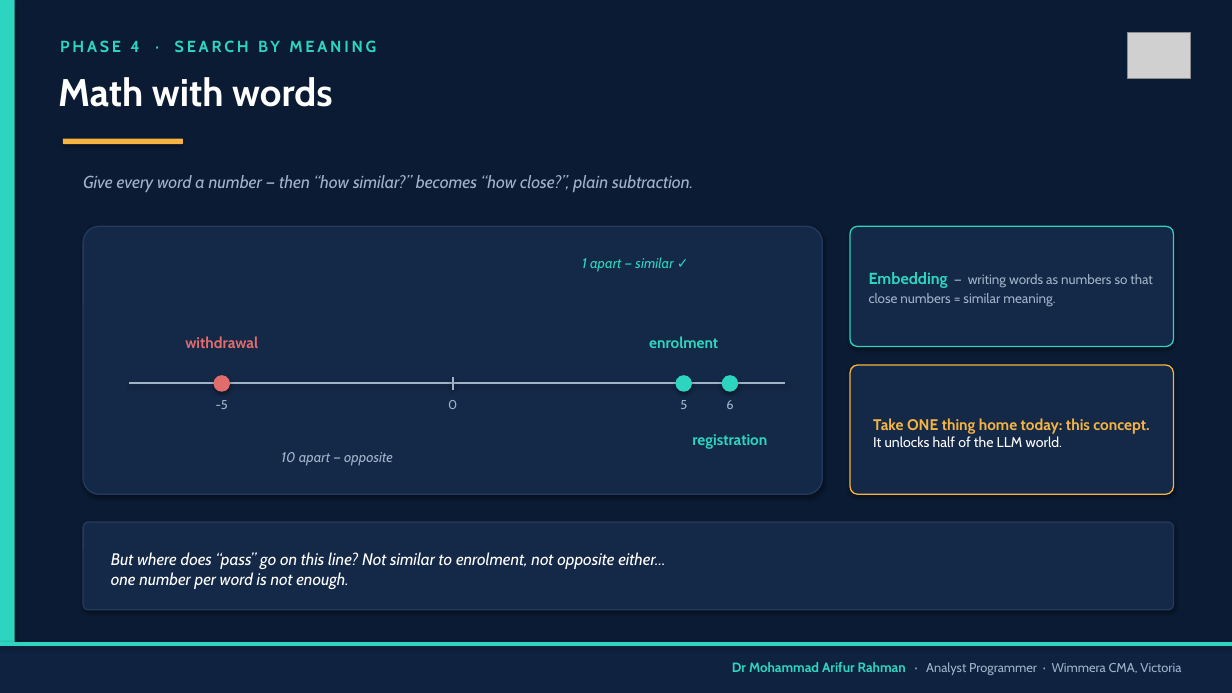
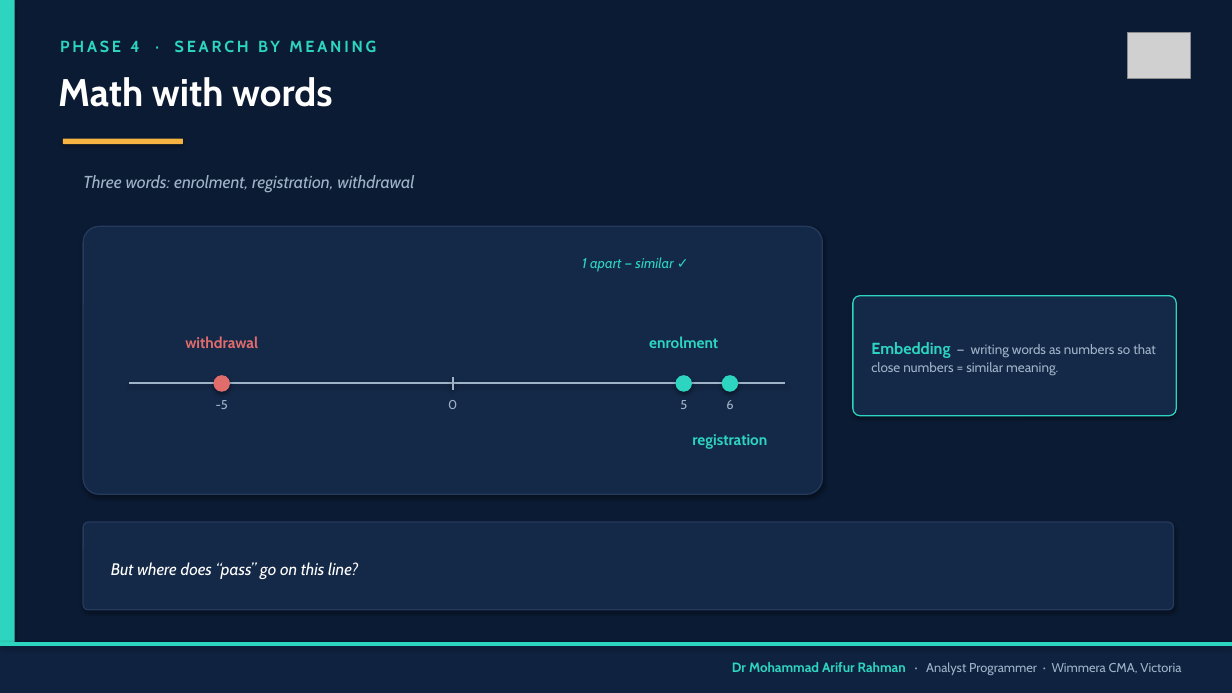
Before and after one commit to arifwcma/induction, a slide deck: slide 11 of lecture/deck.pptx. Drawn at 1232x693 pixels with LibreOffice and Linux fonts; fonts in the diff are those of the drawing; grey boxes stand for pictures. Boxes give left, top, right and bottom in pixels: in the first picture for what was removed or moved away, otherwise in the second. Text is boxed around its words. In the diff, an @@ line names an element or a change of style, - is before the commit and + after.

```diff
--- a/lecture/deck.pptx
+++ b/lecture/deck.pptx
@@ text at bbox=[83, 175, 414, 193]: text changed @@
-Give every word a number — then “how similar?” becomes “how close?”, plain subtraction.
+Three words: enrolment, registration, withdrawal
@@ rounded rectangle: place and size @@
-rounded rectangle at bbox=[850, 226, 1174, 347]
+rounded rectangle at bbox=[853, 296, 1177, 416]
@@ text "Embedding — writing words as ...": place and size @@
-text "Embedding — writing words as ..." at bbox=[869, 272, 1153, 307]
+text "Embedding — writing words as ..." at bbox=[871, 342, 1156, 376]
@@ rounded rectangle removed at bbox=[850, 365, 1174, 494] @@
@@ text removed at bbox=[873, 418, 1149, 447] @@
-Take ONE thing home today: this concept.
-It unlocks half of the LLM world.
@@ text removed at bbox=[281, 452, 393, 466] @@
-10 apart — opposite
@@ text at bbox=[111, 562, 358, 579]: text changed @@
-But where does “pass” go on this line? Not similar to enrolment, not opposite either…
-one number per word is not enough.
+But where does “pass” go on this line?
```
Also in this commit, not shown: 13 other slides changed, 2 other files.
